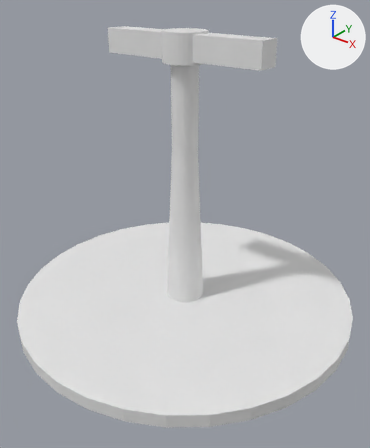
A saved change to the Blender file blender/laser_pointer.blend.
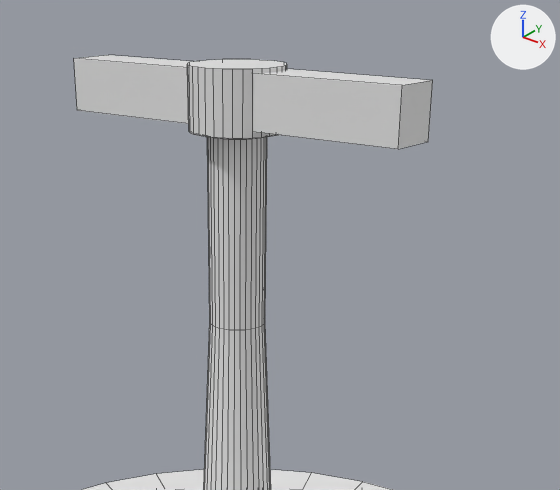
The first picture shows the older version from a 50 mm camera at (1.679, -2.098, 1.841) aimed at (0.067, -0.084, 0.593). The close-ups show both versions on the part from 20% to 91% of the width and 0% to 52% of the height of that picture. The axes (+X, +Y, +Z) are drawn at upper right. The lights are the same throughout. The close-ups show mesh edges as thin lines.
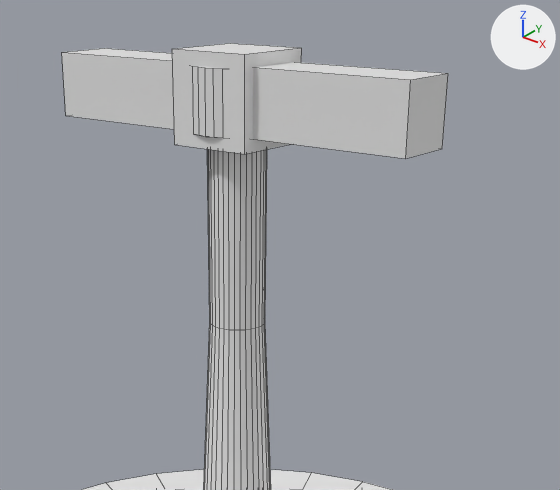
Where the newer file only moved an object's origin or applied its transform, the numbers keep the older frame.

Boxes (x1, y1, x2, y2) around the edits, measured in the close-ups (560 x 490 px):
'TRI_C_INV.001', added: after (62, 48, 448, 159)
'TRI_C_INV', added: after (172, 43, 302, 154)
'Cube', unchanged, covered by the edit: before (74, 55, 433, 149)

Edits to the bpy script that builds the scene:
```text
Add me_cube_001:
    me_cube_001.from_pydata(...)  # a box spanning x -0.509..0.509, y -0.077..0.077, z -0.077..0.077
Add me_cube:
    me_cube.from_pydata(...)  # a box spanning x -0.107..0.107, y -0.107..0.107, z -0.107..0.107
Add ob_tri_c_inv_001:
    ob_tri_c_inv_001 = bpy.data.objects.new('TRI_C_INV.001', me_cube_001)
    ob_tri_c_inv_001.location = (0.0, 0.0, 1.525)
Add ob_tri_c_inv:
    ob_tri_c_inv = bpy.data.objects.new('TRI_C_INV', me_cube)
    ob_tri_c_inv.location = (0.0, 0.0, 1.525)
```
